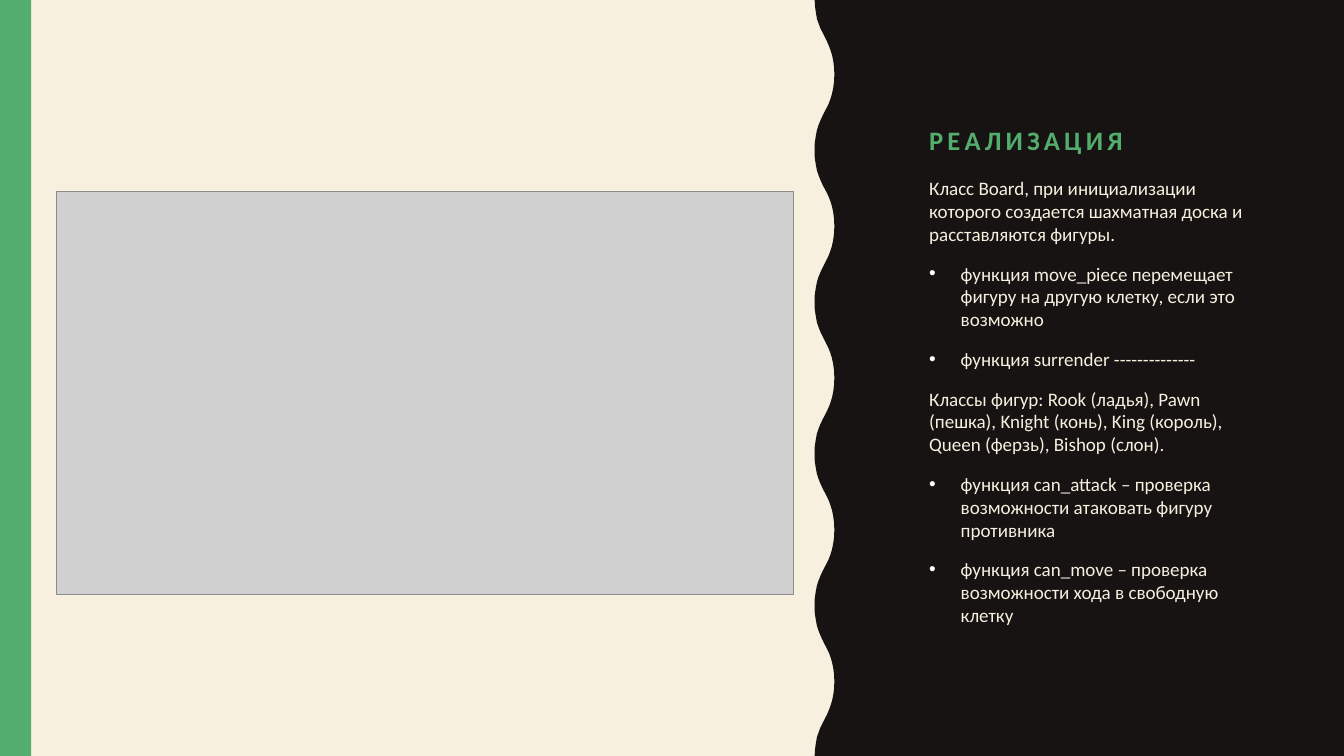
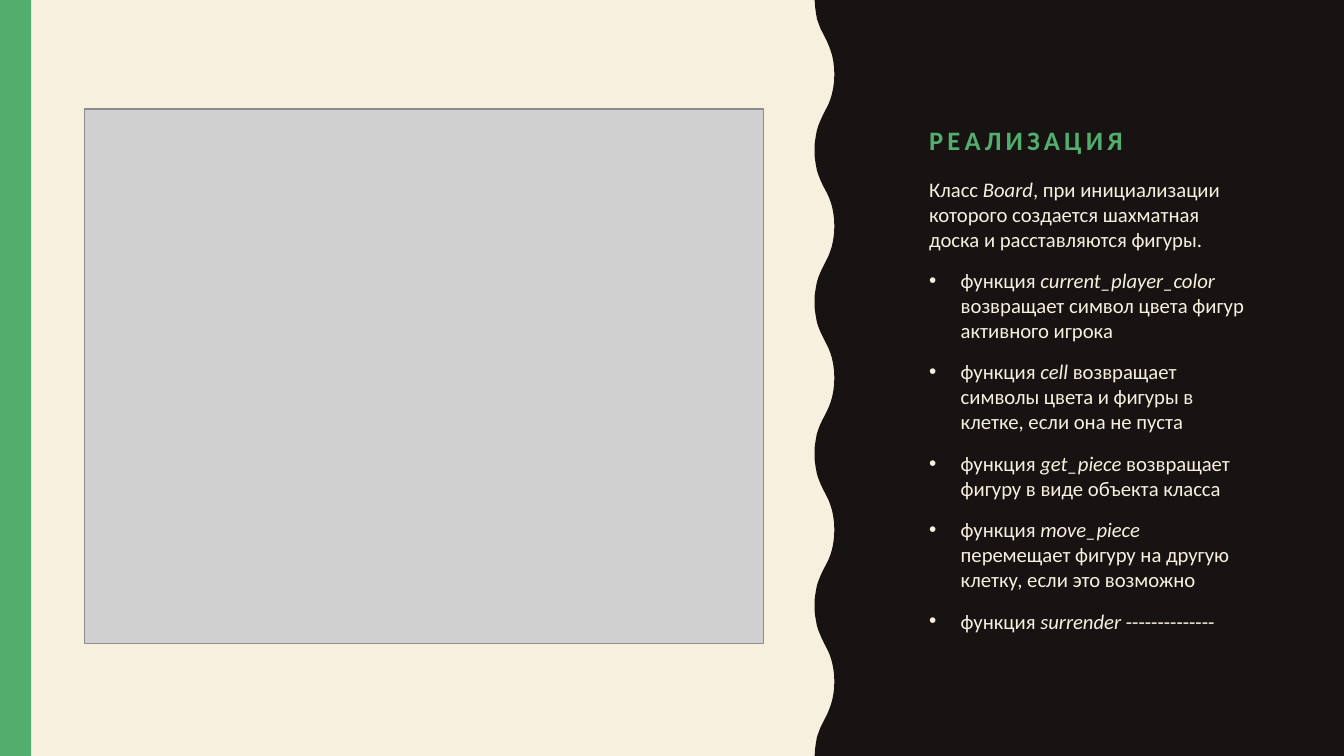
Before and after one commit to Gentlem4n72/Pygame-Chess, a slide deck: slide 3 of Шах и мат.pptx. Drawn at 1344x756 pixels with LibreOffice and Linux fonts; fonts in the diff are those of the drawing; grey boxes stand for pictures. Boxes give left, top, right and bottom in pixels: in the first picture for what was removed or moved away, otherwise in the second. Text is boxed around its words. In the diff, an @@ line names an element or a change of style, - is before the commit and + after.

```diff
--- a/Шах и мат.pptx
+++ b/Шах и мат.pptx
@@ picture: place and size @@
-picture at <box>56,192,793,595</box>
+picture at <box>85,109,763,643</box>
@@ text at <box>929,182,1229,633</box>: size 13.6 to 14.8 pt in "Класс Board, при инициализации которого создается шахматная ...", "функция move_piece перемещает фигуру на другую клетку, ...", "функция surrender --------------"; italic on in "Board,", "move_piece", "surrender"; bullet colour #FFFFFF to #F7F0DF @@
@@ text at <box>961,273,1243,500</box>: paragraphs added @@
+• функция current_player_color возвращает символ цвета фигур активного игрока
+• функция cell возвращает символы цвета и фигуры в клетке, если она не пуста
+• функция get_piece возвращает фигуру в виде объекта класса
@@ text at <box>929,392,1222,625</box>: paragraphs removed @@
-Классы фигур: Rook (ладья), Pawn (пешка), Knight (конь), King (король), Queen (ферзь), Bishop (слон).
-• функция can_attack – проверка возможности атаковать фигуру противника
-• функция can_move – проверка возможности хода в свободную клетку
```
Also in this commit, not shown: 1 other slide changed, 2 slides added, 1 other file.
